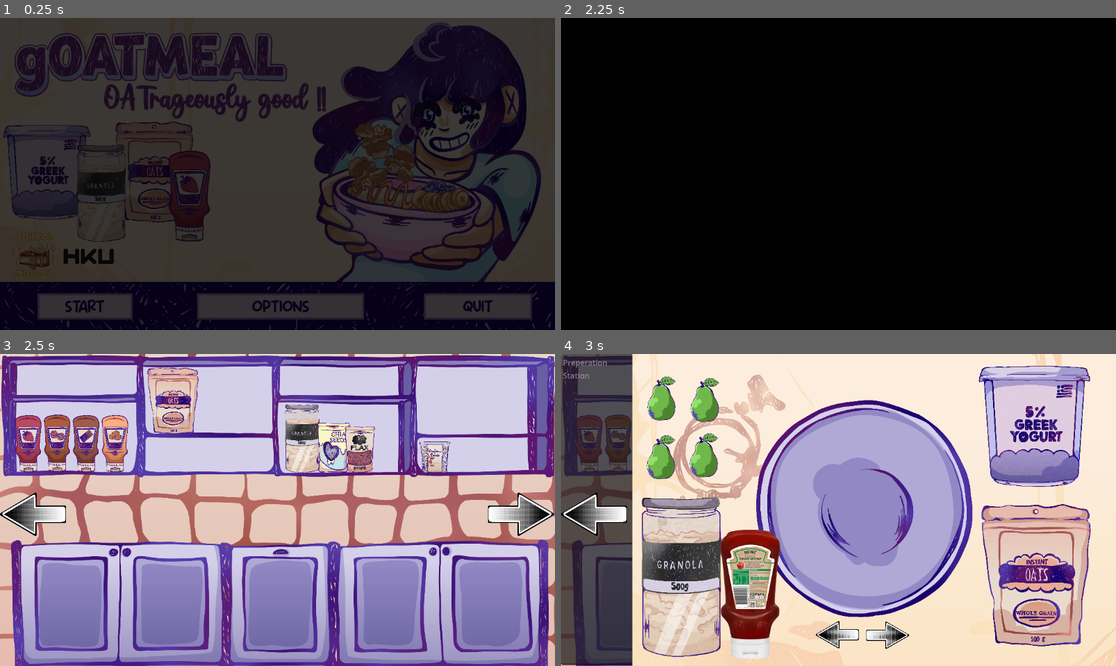
Above: before the commit, frames 1-4 (two rows, left to right).
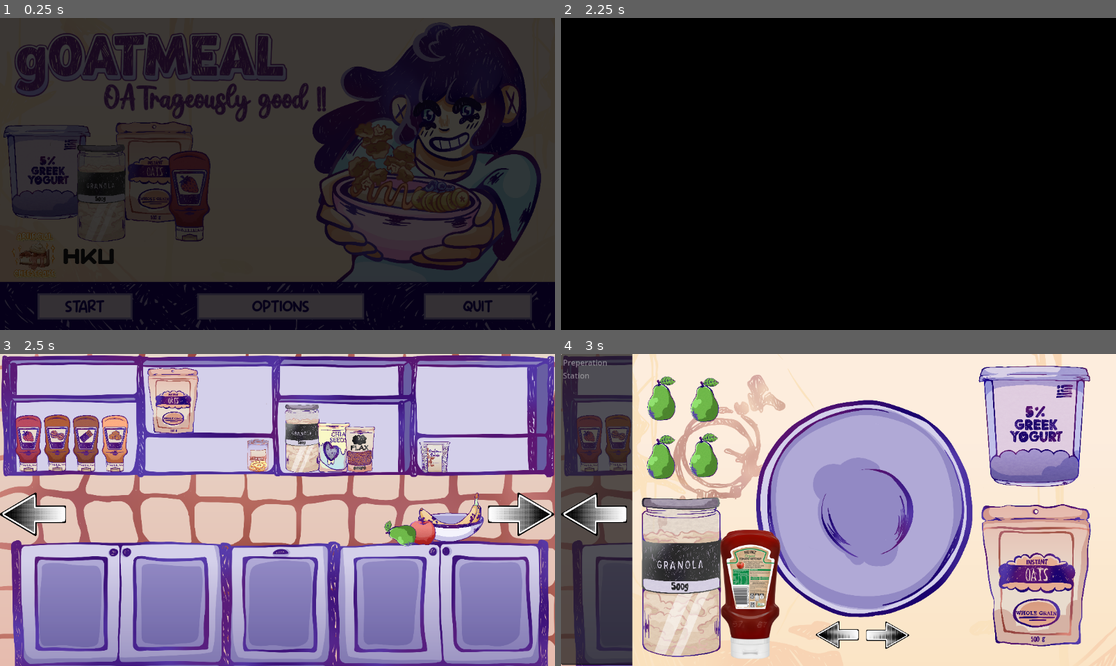
Above: after the commit, the same moments.

Repository: authenticBloodshed/gOATmeal
Game: Godot game, scene res://MainMenu.tscn
Same seed, same stepped clock (60 frames per second), same inputs: the game is played once before the commit and once after it.
Inputs (mouse positions are in pixels of both pictures, inside the frame that each line leads up to):
- Up to frame 1 (0.25 s): no input
- Up to frame 2 (2.25 s): click "START" at 0.5 s; click "START" at 1.25 s; click "START" at 2 s
- Up to frame 3 (2.5 s): no input
- Up to frame 4 (3 s): click (1082, 516) at 2.75 s

Frames 1-2 are identical in both runs. In frame 3, 1.7% of the frame differs, in the area x 44-88%, y 27-62%; in frame 4, nothing differs.

Commit message:
Added fruits to game
All fruits are now in the game and able to be picked up by the player

Diff:
--- a/Fridge.tscn
+++ b/Fridge.tscn
@@ -9,6 +9,17 @@
 [ext_resource type="Texture2D" uid="uid://ckm8in6xo576k" path="res://Fridge2.png" id="6_tojyv"]
 [ext_resource type="Texture2D" uid="uid://cgrhvjker1j68" path="res://fridgerack2.png" id="6_x4hux"]
 [ext_resource type="Texture2D" uid="uid://bsxu8axr5pyq8" path="res://laatjes.png" id="7_tx2rw"]
+[ext_resource type="PackedScene" uid="uid://ctts782sd43x0" path="res://PickupItem.tscn" id="9_mqeoq"]
+[ext_resource type="Texture2D" uid="uid://cre5tlpeb3vmn" path="res://strawberries.png" id="10_kfu12"]
+[ext_resource type="Texture2D" uid="uid://l3xnpqncukxc" path="res://blueberrybowl.png" id="11_nxl8v"]
+[ext_resource type="Texture2D" uid="uid://dtw7slxs30c4t" path="res://raspberries.png" id="12_dm2xr"]
+[ext_resource type="Texture2D" uid="uid://bhs0s85qej7co" path="res://blackberries.png" id="13_ak7mk"]
+[ext_resource type="Texture2D" uid="uid://cuol0pkfuktu2" path="res://greenkiwi.png" id="14_bl64l"]
+[ext_resource type="Texture2D" uid="uid://coaf1o7jwjff4" path="res://goldenkiwi.png" id="15_rrvai"]
+[ext_resource type="Texture2D" uid="uid://cwg6e2n2a0l44" path="res://peach.png" id="16_xnjvc"]
+[ext_resource type="Texture2D" uid="uid://cmni7y0aa2bl0" path="res://greengrapes.png" id="17_aum1d"]
+[ext_resource type="Texture2D" uid="uid://dsc3cjprgglfg" path="res://redgrapes.png" id="18_wmwsu"]
+[ext_resource type="Texture2D" uid="uid://dwf4r1wasaygx" path="res://cherries.png" id="19_3mlff"]
 
 [node name="Fridge" type="Node2D"]
 script = ExtResource("1_12d5g")
@@ -68,7 +79,135 @@
 
 [node name="Items" type="Node2D" parent="."]
 
+[node name="Strawberries" parent="Items" instance=ExtResource("9_mqeoq")]
+position = Vector2(-370, 405)
+itemId = "strawberry"
+
+[node name="Sprite2D" parent="Items/Strawberries" index="0"]
+position = Vector2(458.5, -6.49992)
+scale = Vector2(0.0835, 0.0835)
+texture = ExtResource("10_kfu12")
+
+[node name="CollisionShape2D" parent="Items/Strawberries" index="1"]
+position = Vector2(453.5, -4.49994)
+
+[node name="Blueberries" parent="Items" instance=ExtResource("9_mqeoq")]
+position = Vector2(-370, 405)
+itemId = "blueberry"
+
+[node name="Sprite2D" parent="Items/Blueberries" index="0"]
+position = Vector2(890.5, -155.5)
+scale = Vector2(0.0545, 0.0545)
+texture = ExtResource("11_nxl8v")
+
+[node name="CollisionShape2D" parent="Items/Blueberries" index="1"]
+position = Vector2(888, -154)
+
+[node name="Raspberries" parent="Items" instance=ExtResource("9_mqeoq")]
+position = Vector2(-717, 578)
+itemId = "raspberry"
+
+[node name="Sprite2D" parent="Items/Raspberries" index="0"]
+position = Vector2(897, -162)
+scale = Vector2(0.061, 0.061)
+texture = ExtResource("12_dm2xr")
+
+[node name="CollisionShape2D" parent="Items/Raspberries" index="1"]
+position = Vector2(893.5, -163.5)
+
+[node name="Blackberries" parent="Items" instance=ExtResource("9_mqeoq")]
+position = Vector2(-717, 578)
+itemId = "blackberry"
+
+[node name="Sprite2D" parent="Items/Blackberries" index="0"]
+position = Vector2(1125, -344)
+scale = Vector2(0.061, 0.061)
+texture = ExtResource("13_ak7mk")
+flip_h = true
+
+[node name="CollisionShape2D" parent="Items/Blackberries" index="1"]
+position = Vector2(1126, -345)
+
+[node name="Greenkiwi" parent="Items" instance=ExtResource("9_mqeoq")]
+position = Vector2(-787, 614)
+itemId = "greenkiwi"
+
+[node name="Sprite2D" parent="Items/Greenkiwi" index="0"]
+position = Vector2(1127, -348)
+scale = Vector2(0.039, 0.039)
+texture = ExtResource("14_bl64l")
+flip_h = true
+
+[node name="CollisionShape2D" parent="Items/Greenkiwi" index="1"]
+position = Vector2(1126, -345)
+
+[node name="Goldenkiwi" parent="Items" instance=ExtResource("9_mqeoq")]
+position = Vector2(-669, 610)
+itemId = "goldenkiwi"
+
+[node name="Sprite2D" parent="Items/Goldenkiwi" index="0"]
+position = Vector2(1127, -344)
+scale = Vector2(0.029, 0.029)
+texture = ExtResource("15_rrvai")
+flip_h = true
+
+[node name="CollisionShape2D" parent="Items/Goldenkiwi" index="1"]
+position = Vector2(1126, -345)
+
+[node name="Peach" parent="Items" instance=ExtResource("9_mqeoq")]
+position = Vector2(-579, 415)
+itemId = "peach"
+
+[node name="Sprite2D" parent="Items/Peach" index="0"]
+position = Vector2(1127, -344)
+scale = Vector2(0.029, 0.029)
+texture = ExtResource("16_xnjvc")
+flip_h = true
+
+[node name="CollisionShape2D" parent="Items/Peach" index="1"]
+position = Vector2(1126, -345)
+
+[node name="GreenGrapes" parent="Items" instance=ExtResource("9_mqeoq")]
+position = Vector2(-556, 767)
+itemId = "greengrapes"
+
+[node name="Sprite2D" parent="Items/GreenGrapes" index="0"]
+position = Vector2(1094, -358)
+scale = Vector2(0.074, 0.074)
+texture = ExtResource("17_aum1d")
+flip_h = true
+
+[node name="CollisionShape2D" parent="Items/GreenGrapes" index="1"]
+position = Vector2(1093, -361)
+
+[node name="RedGrapes" parent="Items" instance=ExtResource("9_mqeoq")]
+position = Vector2(-556, 767)
+itemId = "redgrapes"
+
+[node name="Sprite2D" parent="Items/RedGrapes" index="0"]
+position = Vector2(703, -516)
+scale = Vector2(0.074, 0.074)
+texture = ExtResource("18_wmwsu")
+flip_h = true
+
+[node name="CollisionShape2D" parent="Items/RedGrapes" index="1"]
+position = Vector2(702, -519)
+
+[node name="Cherries" parent="Items" instance=ExtResource("9_mqeoq")]
+position = Vector2(-499, 584)
+itemId = "cherry"
+
+[node name="Sprite2D" parent="Items/Cherries" index="0"]
+position = Vector2(703, -516)
+scale = Vector2(0.074, 0.074)
+texture = ExtResource("19_3mlff")
+flip_h = true
+
+[node name="CollisionShape2D" parent="Items/Cherries" index="1"]
+position = Vector2(702, -519)
+
 [node name="Item1" type="Button" parent="Items"]
+visible = false
 offset_left = 43.0
 offset_top = -19.0
 offset_right = 2091.0
@@ -77,6 +216,7 @@
 icon = ExtResource("6_f03ql")
 
 [node name="Item2" type="Button" parent="Items"]
+visible = false
 offset_left = 228.0
 offset_top = 7.0
 offset_right = 392.0
@@ -84,6 +224,7 @@
 text = "Item"
 
 [node name="Item3" type="Button" parent="Items"]
+visible = false
 offset_left = 420.0
 offset_top = 7.0
 offset_right = 584.0
@@ -91,6 +232,7 @@
 text = "Item"
 
 [node name="Item4" type="Button" parent="Items"]
+visible = false
 offset_left = 418.0
 offset_top = 326.0
 offset_right = 582.0
@@ -98,6 +240,7 @@
 text = "Item"
 
 [node name="Item5" type="Button" parent="Items"]
+visible = false
 offset_left = 306.0
 offset_top = 171.0
 offset_right = 470.0
@@ -105,6 +248,7 @@
 text = "Item"
 
 [node name="Item6" type="Button" parent="Items"]
+visible = false
 offset_left = 89.0
 offset_top = 165.0
 offset_right = 253.0
@@ -112,6 +256,7 @@
 text = "Item"
 
 [node name="Item7" type="Button" parent="Items"]
+visible = false
 offset_left = 56.0
 offset_top = 337.0
 offset_right = 220.0
@@ -119,6 +264,7 @@
 text = "Item"
 
 [node name="Item8" type="Button" parent="Items"]
+visible = false
 offset_left = 242.0
 offset_top = 339.0
 offset_right = 406.0
@@ -133,3 +279,14 @@
 [connection signal="pressed" from="Items/Item6" to="." method="_on_item_6_pressed"]
 [connection signal="pressed" from="Items/Item7" to="." method="_on_item_7_pressed"]
 [connection signal="pressed" from="Items/Item8" to="." method="_on_item_8_pressed"]
+
+[editable path="Items/Strawberries"]
+[editable path="Items/Blueberries"]
+[editable path="Items/Raspberries"]
+[editable path="Items/Blackberries"]
+[editable path="Items/Greenkiwi"]
+[editable path="Items/Goldenkiwi"]
+[editable path="Items/Peach"]
+[editable path="Items/GreenGrapes"]
+[editable path="Items/RedGrapes"]
+[editable path="Items/Cherries"]
--- a/PickupItem.tscn
+++ b/PickupItem.tscn
@@ -3,7 +3,7 @@
 [ext_resource type="Script" path="res://pickupItem.gd" id="1_c08x5"]
 
 [sub_resource type="RectangleShape2D" id="RectangleShape2D_cvpfk"]
-size = Vector2(50.75, 100)
+size = Vector2(52.5, 90)
 
 [node name="Area2D" type="Area2D"]
 script = ExtResource("1_c08x5")
--- a/game.tscn
+++ b/game.tscn
@@ -15,15 +15,19 @@
 [ext_resource type="Texture2D" uid="uid://c6oc3cl7ri1ks" path="res://cabinet.png" id="10_sldwx"]
 [ext_resource type="StyleBox" uid="uid://jw0gfxu6rigt" path="res://unpressed.tres" id="11_x0gjs"]
 [ext_resource type="Texture2D" uid="uid://cflw13ffeps1a" path="res://strawberrysauce.png" id="12_1nyx4"]
+[ext_resource type="Texture2D" uid="uid://b0ix82ecaanru" path="res://bananainbowl.png" id="12_8vtil"]
 [ext_resource type="StyleBox" uid="uid://bsu75uac0drfx" path="res://hover.tres" id="12_cxap2"]
 [ext_resource type="Texture2D" uid="uid://dm0hg58nfilmo" path="res://peanutbutter.png" id="13_d1r40"]
+[ext_resource type="Texture2D" uid="uid://6o6dv70htffk" path="res://apple.png" id="13_fpg8d"]
 [ext_resource type="StyleBox" uid="uid://b60ce0wlbf15n" path="res://pressed.tres" id="13_xjd8a"]
 [ext_resource type="Texture2D" uid="uid://0xy8l78ajnm4" path="res://sunflowerseeds.png" id="13_ycef8"]
 [ext_resource type="Texture2D" uid="uid://d2r0jsdfmyu7y" path="res://flaxseeds.png" id="14_jdsdh"]
 [ext_resource type="Texture2D" uid="uid://df0inkjjrxjno" path="res://chocolatesauce.png" id="14_lhb1w"]
+[ext_resource type="Texture2D" uid="uid://cnoa6ywxd7302" path="res://pear.png" id="14_st5ki"]
 [ext_resource type="Texture2D" uid="uid://d3tm05tra0x64" path="res://caramelsauce.png" id="15_yl3aa"]
 [ext_resource type="Texture2D" uid="uid://cl4ane2t12qu2" path="res://Granola.png" id="16_mqdtn"]
 [ext_resource type="Texture2D" uid="uid://ba47p4y5pemp8" path="res://Oatmeal.png" id="17_1x84r"]
+[ext_resource type="Texture2D" uid="uid://727evmauyd7r" path="res://pineapple.png" id="18_3oxwk"]
 [ext_resource type="Texture2D" uid="uid://bm4ma2yhmahx2" path="res://KitchenCounter.png" id="18_ys6ic"]
 [ext_resource type="PackedScene" uid="uid://dvueuso1kqybe" path="res://Fridge.tscn" id="24_5s72y"]
 [ext_resource type="Texture2D" uid="uid://bvjcl7bq1qeyo" path="res://finalbreakfast.png" id="24_edftf"]
@@ -85,6 +89,44 @@
 scale = Vector2(0.06, 0.06)
 texture = ExtResource("15_yl3aa")
 
+[node name="Banana" parent="KitchenStuff" instance=ExtResource("28_aug4q")]
+position = Vector2(314, 332)
+itemId = "banana"
+
+[node name="Sprite2D" parent="KitchenStuff/Banana" index="0"]
+position = Vector2(621.5, 12.5)
+scale = Vector2(0.0705, 0.0705)
+texture = ExtResource("12_8vtil")
+
+[node name="CollisionShape2D" parent="KitchenStuff/Banana" index="1"]
+position = Vector2(623.5, 15.5)
+
+[node name="Apple" parent="KitchenStuff" instance=ExtResource("28_aug4q")]
+position = Vector2(314, 332)
+itemId = "apple"
+
+[node name="Sprite2D" parent="KitchenStuff/Apple" index="0"]
+position = Vector2(564, 34)
+scale = Vector2(0.032, 0.032)
+texture = ExtResource("13_fpg8d")
+
+[node name="CollisionShape2D" parent="KitchenStuff/Apple" index="1"]
+position = Vector2(562, 40)
+
+[node name="Pear" parent="KitchenStuff" instance=ExtResource("28_aug4q")]
+position = Vector2(262, 341)
+itemId = "pear"
+
+[node name="Sprite2D" parent="KitchenStuff/Pear" index="0"]
+position = Vector2(568, 33)
+rotation = -1.31598
+scale = Vector2(0.036, 0.036)
+texture = ExtResource("14_st5ki")
+
+[node name="CollisionShape2D" parent="KitchenStuff/Pear" index="1"]
+position = Vector2(570, 39.9999)
+rotation = -1.31598
+
 [node name="Chiaseeds" parent="KitchenStuff" instance=ExtResource("28_aug4q")]
 position = Vector2(371, 288)
 itemId = "chia"
@@ -119,7 +161,19 @@
 texture = ExtResource("14_jdsdh")
 
 [node name="CollisionShape2D" parent="KitchenStuff/FlaxSeeds" index="1"]
-position = Vector2(315.25, -35.75)
+position = Vector2(317, -36)
+
+[node name="Pineapple" parent="KitchenStuff" instance=ExtResource("28_aug4q")]
+position = Vector2(489, 230)
+itemId = "pineapple"
+
+[node name="Sprite2D" parent="KitchenStuff/Pineapple" index="0"]
+position = Vector2(47, -19)
+scale = Vector2(0.035, 0.035)
+texture = ExtResource("18_3oxwk")
+
+[node name="CollisionShape2D" parent="KitchenStuff/Pineapple" index="1"]
+position = Vector2(47, -19)
 
 [node name="Breakfast" type="ColorRect" parent="."]
 visible = false
@@ -237,6 +291,10 @@
 [connection signal="pressed" from="KitchenButton" to="." method="_on_kitchen_button_pressed"]
 [connection signal="pressed" from="PantryButton" to="." method="_on_pantry_button_pressed"]
 
+[editable path="KitchenStuff/Banana"]
+[editable path="KitchenStuff/Apple"]
+[editable path="KitchenStuff/Pear"]
 [editable path="KitchenStuff/Chiaseeds"]
 [editable path="KitchenStuff/SunflowerSeeds"]
 [editable path="KitchenStuff/FlaxSeeds"]
+[editable path="KitchenStuff/Pineapple"]
Not shown: 1 places in Fridge.tscn that only renumber resources
Binary file added: apple.png
Not shown, added: apple.png.import
Binary file added: blackberries.png
Not shown, added: blackberries.png.import
Binary file added: cherries.png
Not shown, added: cherries.png.import
Not shown: 1 places in game.tscn that only renumber resources
Binary file added: goldenkiwi.png
Not shown, added: goldenkiwi.png.import
Binary file added: greengrapes.png
Not shown, added: greengrapes.png.import
(and 12 more such lines)
